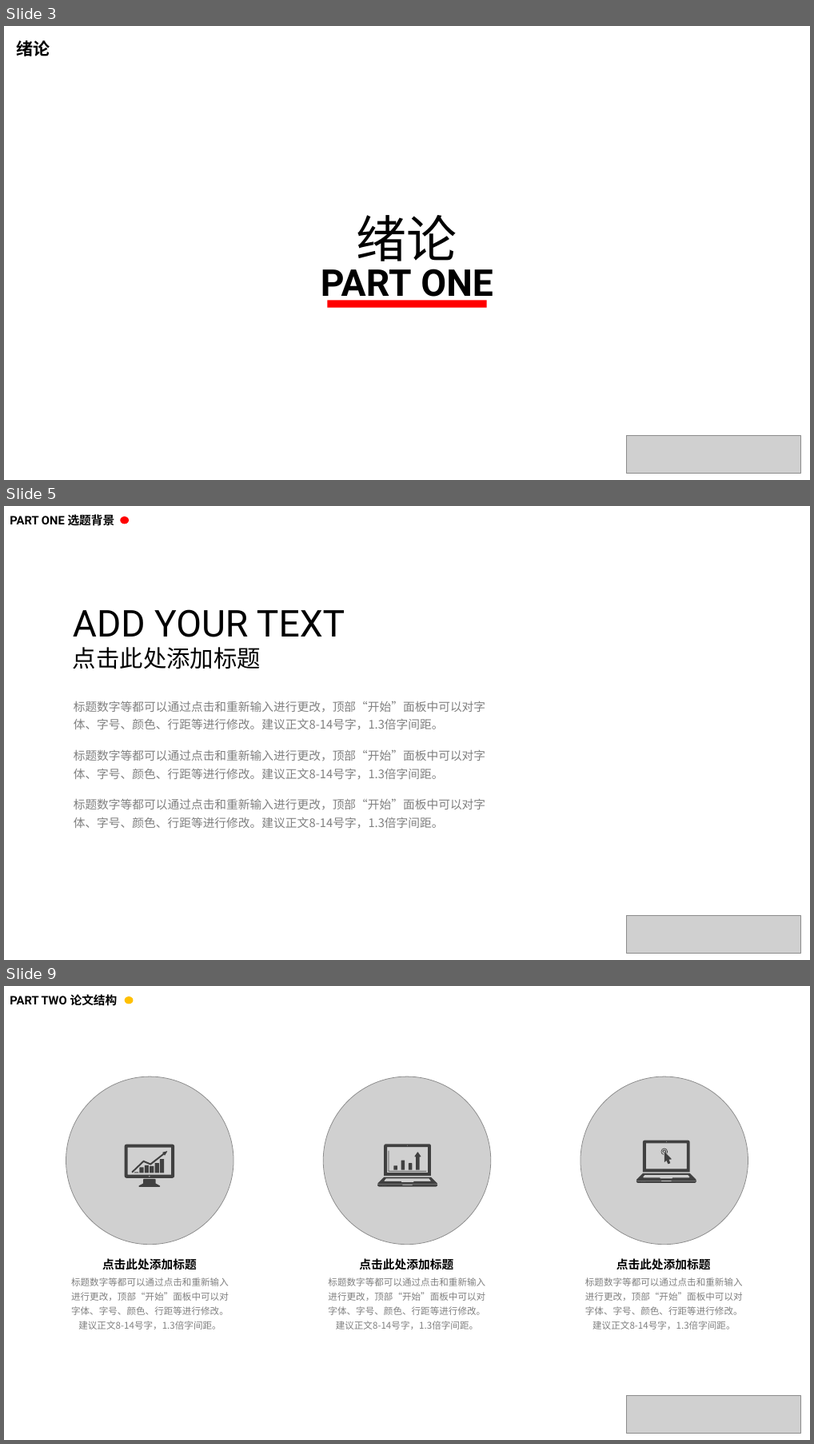
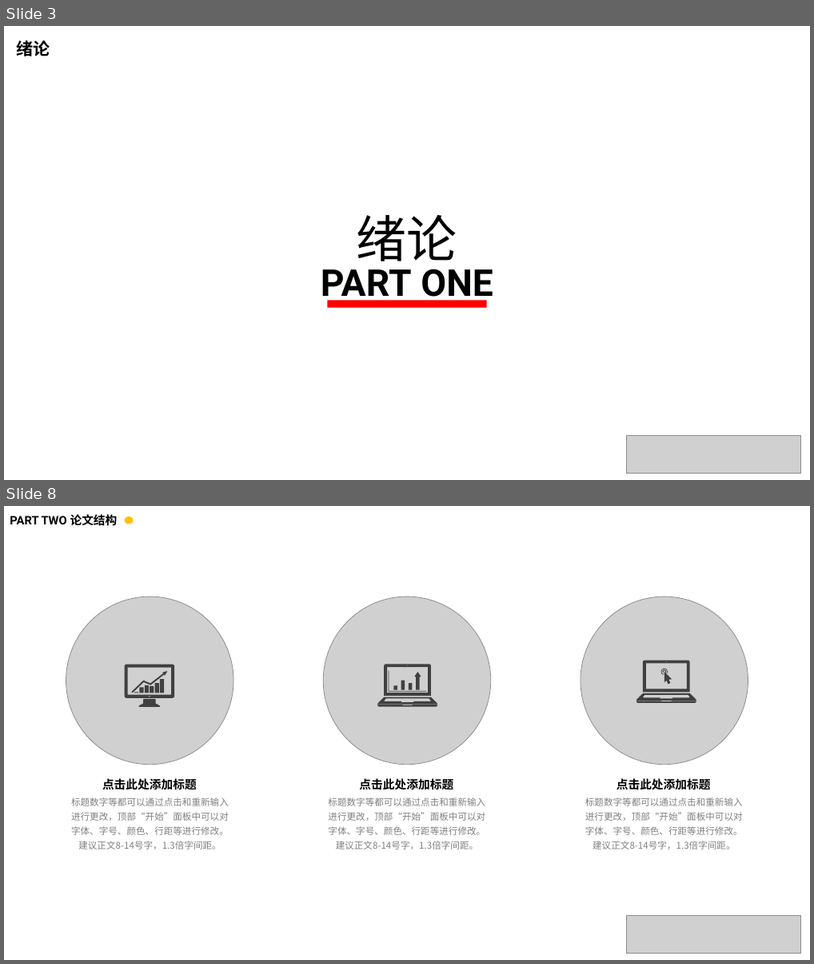
Before and after one commit to zhuke1993/GraduationProject_KeZhu, a slide deck: 文档/基于SVM分类器的动作识别系统.pptx. Shown one above the other, each under a label of ours: slides 3, 5 and 9 before the commit, slides 3 and 8 after it; the slides between them are not shown. The pictures are 814x1444 and 814x964 pixels, drawn with LibreOffice and Linux fonts; fonts in the diff are those of the drawing; grey boxes stand for pictures; background and template pictures are left out. Boxes give left, top, right and bottom in pixels: in the first picture for what was removed or moved away, otherwise in the second. Text is boxed around its words. In the diff, an @@ line names an element or a change of style, - is before the commit and + after.

Commit message:
论文修改

```diff
--- a/文档/基于SVM分类器的动作识别系统.pptx
+++ b/文档/基于SVM分类器的动作识别系统.pptx
@@ slide 5 removed at (4,506,810,960), background #FFFFFF @@
@@ text removed at (10,512,115,528) @@
-PART ONE 选题背景
@@ ellipse removed at (120,516,129,524) @@
@@ text removed at (73,609,345,637) @@
-ADD YOUR TEXT
@@ text removed at (73,647,261,669) @@
-点击此处添加标题
@@ text removed at (74,701,486,729) @@
-标题数字等都可以通过点击和重新输入进行更改，顶部“开始”面板中可以对字体、字号、颜色、行距等进行修改。建议正文8-14号字，1.3倍字间距。
@@ text removed at (74,750,486,779) @@
-标题数字等都可以通过点击和重新输入进行更改，顶部“开始”面板中可以对字体、字号、颜色、行距等进行修改。建议正文8-14号字，1.3倍字间距。
@@ text removed at (74,799,486,828) @@
-标题数字等都可以通过点击和重新输入进行更改，顶部“开始”面板中可以对字体、字号、颜色、行距等进行修改。建议正文8-14号字，1.3倍字间距。
@@ picture removed at (627,915,802,953) @@
@@ what was slide 9 is now slide 8 @@
```
Also in this commit, not shown: 1 slide changed, 4 slides added, 5 other slides removed, 10 other files.
